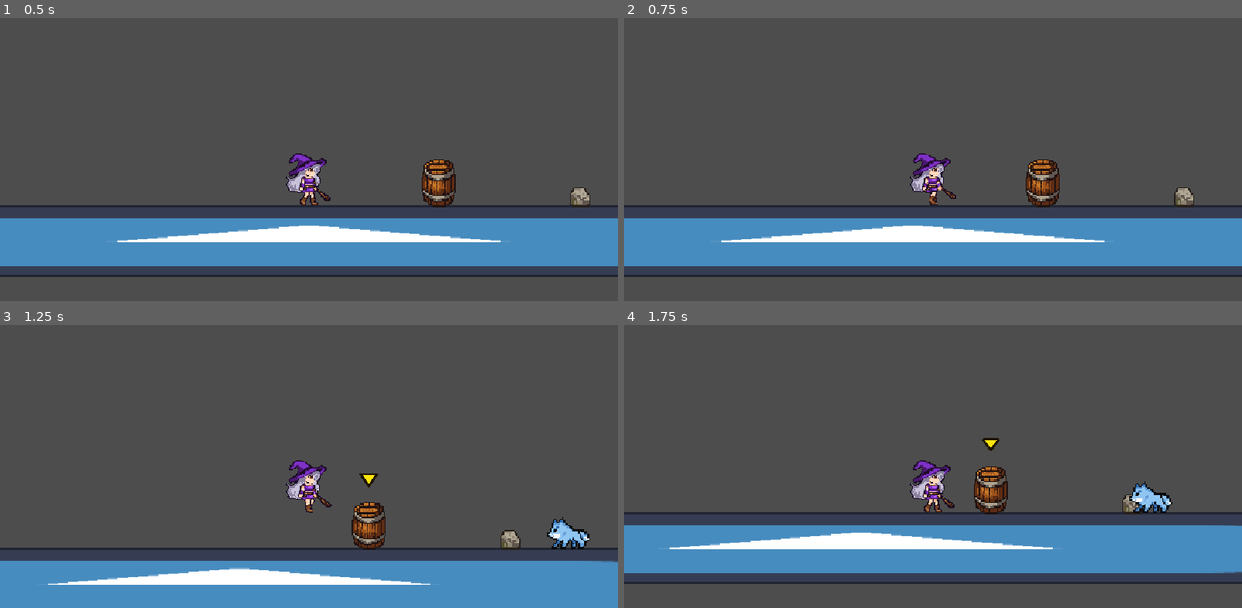
Above: before the commit, frames 1-4 (two rows, left to right).
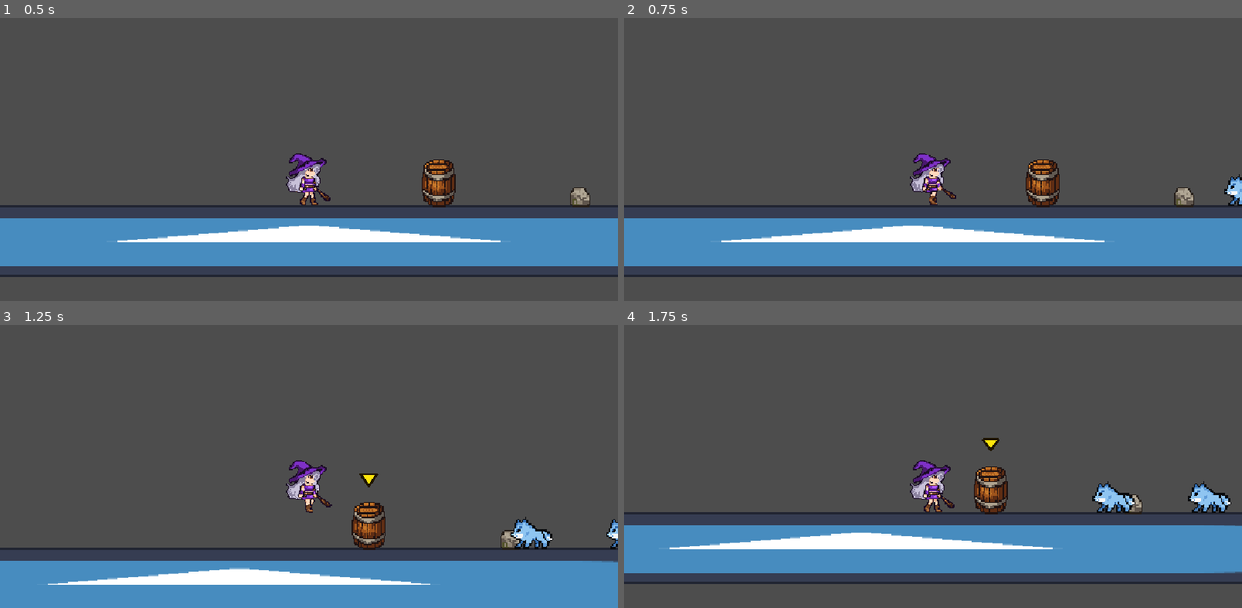
Above: after the commit, the same moments.

Repository: komura-athushi/The-Witch-s-Strange-Adventure
Game: Godot game, scene res://assets/levels/stages/Stage.tscn
Two runs of this game, one before a commit and one after it. Both use one fixed random seed, a clock stepped at 60 frames per second and the inputs below. The engine's default icon, where the game draws it, is replaced by a stand-in: a white triangle on a blue panel in a dark square.
Inputs (mouse positions are in pixels of both pictures, inside the frame that each line leads up to):
- Up to frame 1 (0.5 s): no input
- Up to frame 2 (0.75 s): tap Enter at 0.5 s; move the mouse to (1068, 102) at 0.52 s; hold D (move_right) from 0.53 s (still down); click (1068, 102) at 0.67 s
- Up to frame 3 (1.25 s): keep holding D (move_right); tap Space (jump) at 0.77 s
- Up to frame 4 (1.75 s): release D (move_right) at 1.25 s; drag from (809, 446) to (933, 489) at 1.27 s

Frame 1 is identical in both runs. In frame 2, 0.2% of the frame differs, in the area x 97-100%, y 55-67%; in frame 3, 1.0%; in frame 4, 1.4%, in the area x 75-99%, y 55-67%.

Commit message:
バグを修正、PickupItemのX速度がthrown_stop_speed以下なら0にするように

Diff:
--- a/assets/characters/monos/PickupItem.gd
+++ b/assets/characters/monos/PickupItem.gd
@@ -1,6 +1,8 @@
 @tool
 extends CharacterBody2D
 class_name PickupItem
+
+signal interaction_availability_changed(item: PickupItem)
 
 enum State {
 	WORLD,
@@ -14,7 +16,7 @@
 @export var throw_speed: float = 520.0
 @export_range(0.1, 3.0, 0.1) var throw_weight: float = 1.0
 @export var attack_power: int = 1
-@export var thrown_stop_speed: float = 20.0
+@export var thrown_stop_speed: float = 10.0
 @export var friction: float = 0.99
 @export_group("Interaction Feedback")
 @export var interaction_outline_color: Color = Color(1.0, 0.92, 0.0, 1.0)
@@ -125,6 +127,8 @@
 			var drag_factor := exp(-_get_throw_air_drag() * throw_force_factor * delta)
 			velocity *= drag_factor
 			velocity.y += _get_gravity_value() * throw_force_factor * delta
+			if absf(velocity.x) <= thrown_stop_speed:
+				velocity.x = 0.0
 			move_and_slide()
 			_damage_overlapping_enemies()
 			if is_on_floor() and velocity.length() <= thrown_stop_speed:
@@ -165,6 +169,7 @@
 	interaction_area.collision_layer = 0
 	set_interaction_highlighted(false)
 	z_index = by.z_index + 1
+	interaction_availability_changed.emit(self)
 
 func drop_to_world(drop_position: Vector2) -> void:
 	global_position = drop_position
@@ -177,6 +182,7 @@
 	interaction_area.collision_layer = _default_interaction_layer
 	set_interaction_highlighted(false)
 	z_index = _world_z_index
+	interaction_availability_changed.emit(self)
 
 func throw_to(target_global: Vector2) -> void:
 	holder = null
@@ -189,6 +195,7 @@
 	interaction_area.monitoring = true
 	set_interaction_highlighted(false)
 	z_index = _world_z_index
+	interaction_availability_changed.emit(self)
 
 	var direction := target_global - global_position
 	if direction.length() < 1.0:
@@ -250,6 +257,7 @@
 func _return_to_world_state() -> void:
 	state = State.WORLD
 	interaction_area.collision_layer = _default_interaction_layer
+	interaction_availability_changed.emit(self)
 
 func _get_gravity_value() -> float:
 	return float(ProjectSettings.get_setting("physics/2d/default_gravity"))
@@ -257,7 +265,6 @@
 func _process_interaction_feedback(delta: float) -> void:
 	if not _is_interaction_highlighted or state != State.WORLD or holder != null:
 		_update_interaction_outline(false, 0.0)
-		_update_interaction_marker(false, 0.0)
 		return
 
 	_highlight_elapsed += delta
--- a/assets/characters/player/Player.gd
+++ b/assets/characters/player/Player.gd
@@ -166,13 +166,35 @@
 	if body.is_in_group("interactable"):
 		if not nearby_interactables.has(body):
 			nearby_interactables.append(body)
+		_connect_interactable_signals(body)
 	_refresh_nearby_interaction_highlights()
 
 func _on_detector_body_exited(body: Node) -> void:
 	nearby_interactables.erase(body)
+	_disconnect_interactable_signals(body)
 	if body.has_method("set_interaction_highlighted"):
 		body.set_interaction_highlighted(false)
 	_refresh_nearby_interaction_highlights()
+
+func _connect_interactable_signals(interactable: Node) -> void:
+	if not interactable.has_signal("interaction_availability_changed"):
+		return
+
+	var callback := Callable(self, "_on_interactable_availability_changed")
+	if not interactable.is_connected("interaction_availability_changed", callback):
+		interactable.connect("interaction_availability_changed", callback)
+
+func _disconnect_interactable_signals(interactable: Node) -> void:
+	if not interactable.has_signal("interaction_availability_changed"):
+		return
+
+	var callback := Callable(self, "_on_interactable_availability_changed")
+	if interactable.is_connected("interaction_availability_changed", callback):
+		interactable.disconnect("interaction_availability_changed", callback)
+
+func _on_interactable_availability_changed(interactable: Node) -> void:
+	if interactable in nearby_interactables:
+		_refresh_nearby_interaction_highlights()
 
 func _refresh_nearby_interaction_highlights() -> void:
 	for interactable in nearby_interactables:
--- a/assets/levels/stages/Stage.tscn
+++ b/assets/levels/stages/Stage.tscn
@@ -19,16 +19,15 @@
 [node name="Barrel" parent="." unique_id=2121301379 instance=ExtResource("3_5sdbm")]
 position = Vector2(130, 23)
 scale = Vector2(0.14230613, 0.18575664)
-enemy_detection_mask = null
-thrown_stop_speed = null
 
 [node name="Pebble" parent="." unique_id=1956939000 instance=ExtResource("3_5sdbm")]
 position = Vector2(272, 24)
 scale = Vector2(0.14230613, 0.18575664)
 item_settings = ExtResource("4_1yw1j")
-enemy_detection_mask = null
 throw_weight = 0.7
-thrown_stop_speed = null
 
-[node name="Wolf" parent="." unique_id=350486419 instance=ExtResource("5_wolf")]
-position = Vector2(430, 30)
+[node name="Wolf1" parent="." unique_id=350486419 instance=ExtResource("5_wolf")]
+position = Vector2(393, 33)
+
+[node name="Wolf2" parent="." unique_id=637072966 instance=ExtResource("5_wolf")]
+position = Vector2(489, 36)
Not shown, changed: .gitignore
Not shown, added: assets/characters/player/player.tscn77851644.tmp
